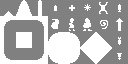
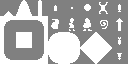
Revision of a layered 128px x 64px image; what changed, layer by layer:
painted on "Star_Big" over [84, 4, 91, 11]
painted on "Star_Small" over [69, 5, 75, 11]
